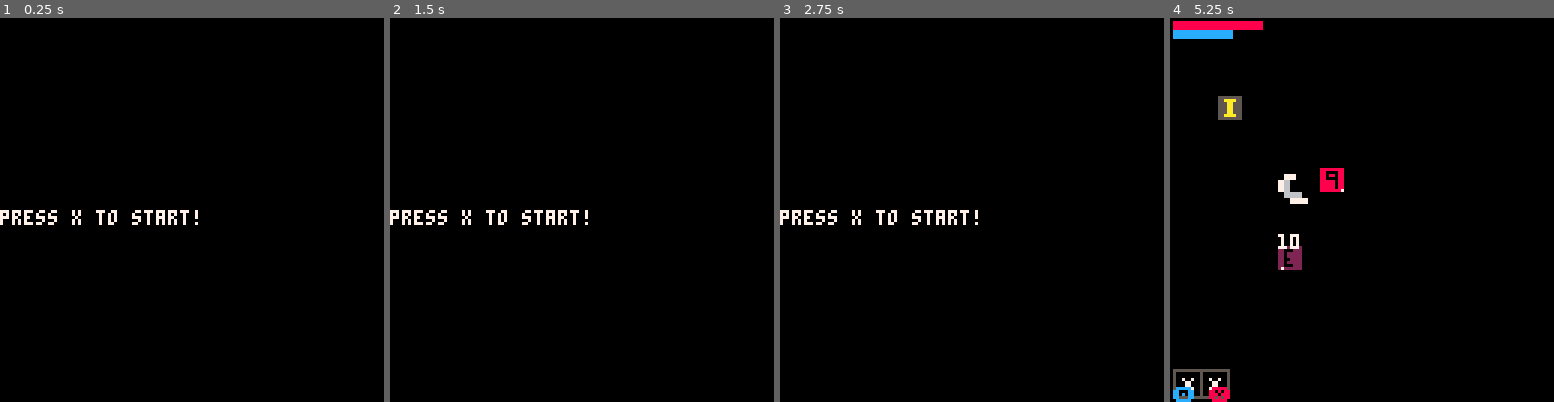
Above: before the commit, frames 1-4 (left to right).
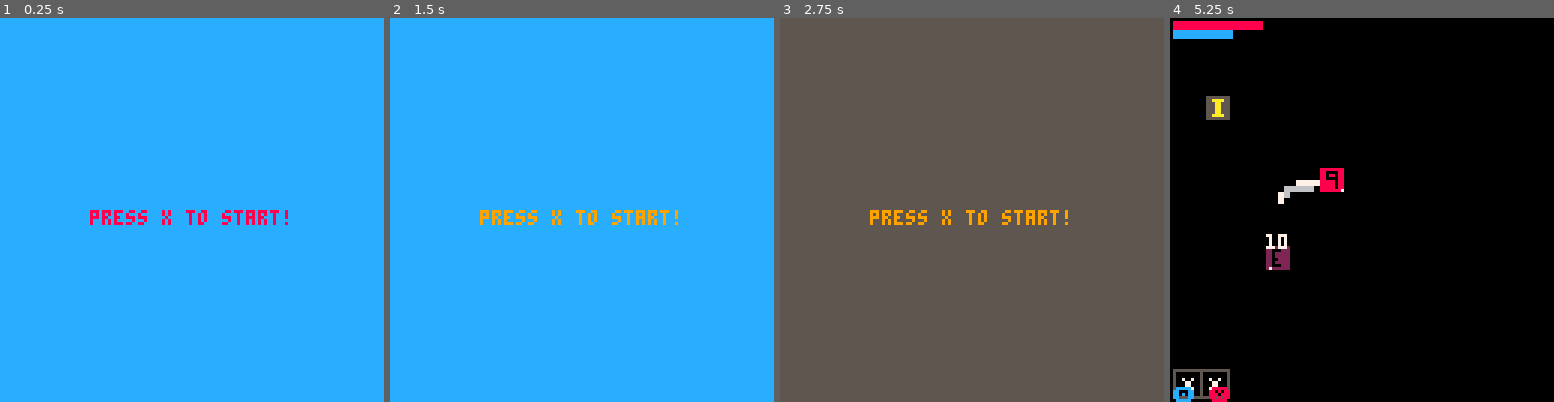
Above: after the commit, the same moments.

Repository: FrederikHR/GDB
Game: PICO-8 cartridge NewGame/main.p8
Two runs of this game, one before a commit and one after it. Both use one fixed random seed, a clock stepped at 60 frames per second and the inputs below.
Inputs:
- Up to frame 1 (0.25 s): no input
- Up to frame 2 (1.5 s): tap O (Z key) at 0.33, 0.7, 1.43 s; tap X (X key) at 1.07 s
- Up to frame 3 (2.75 s): hold Left 1.97-2.37 s; tap X (X key) at 2.07, 2.4, 2.73 s; tap O (Z key) at 2.22 s; hold Down from 2.42 s (still down)
- Up to frame 4 (5.25 s): release Down at 2.82 s; hold Right 2.87-3.53 s; tap X (X key) every 0.33 s from 3.07 to 5.07 s; tap O (Z key) at 3.1, 3.98, 4.87 s; hold Up 3.58-4.08 s; hold Right 4.13-4.53 s; hold Down 4.58-5.08 s; hold Left from 5.13 s (still down)

The runs differ from the first frame. In frame 1, 100% of the frame differs, in the area x 0-100%, y 0-100%; in frame 2, 100%; in frame 3, 100%; in frame 4, 1.5%.

Commit message:
flashing text + crude fadeout

Diff:
--- a/NewGame/scripts/scenes/menu.lua
+++ b/NewGame/scripts/scenes/menu.lua
@@ -1,7 +1,12 @@
 function _init() menu_init() end
 
 function menu_init()
+    countdown=-1
+    fade_color=12
     intro_start_sfx = 0
+    flashframe=0
+    flash_color=8
+    flash_speed=10
     cx,cy = 0,0
     camera(cx,cy)
     initfont()
@@ -9,45 +14,84 @@
     _draw=menu_draw
     make_player()
     make_enemy(90,90,1)
-    start_game=false
+
+    -- for drawing clouds and islands
+    sp_1=37
+    sp_2=38
+    sp_3=39
+    sx_1, sy_1 = (sp_1 % 16) * 8, flr(sp_1 \ 16) * 8
+    sx_2, sy_2 = (sp_2 % 16) * 8, flr(sp_2 \ 16) * 8
+    sx_3, sy_3 = (sp_3 % 16) * 8, flr(sp_3 \ 16) * 8
 end
 
 function menu_draw()
-    cls()
-    if not start_game then
-        print("press x to start!",0,64,7)
-    end
-    if start_game then
-        pal(7,8)
-        print("starting!",0,64,8)
-        flash(2)
-        pal()
+    cls(fade_color)
+    sspr(sx_1,sy_1, 8,8,60,20,16,16)
+    sspr(sx_2,sy_2, 8,8,80,80,26,26)
+    sspr(sx_3,sy_3, 8,8,50,0,100,32)
+    sspr(sx_3,sy_3, 8,8,10,110,100,32)
+
+    print("press x to start!",30,64,flash_color)
+
+end
+
+function menu_update()
+    flash()
+    if countdown<0 then
+        if (btnp(❎)) then
+            countdown=60 --countdown/30 == 2 seconds
+            sfx(intro_start_sfx)
+        end
+    else
+        flash_speed=1
+        countdown-=1
+        fadeout()
+        if countdown<=0 then
+            game_init()
+            countdown=-1 -- reset countdown
+        end
     end
 end
 
-function menu_update()
-
-    if (btnp(❎)) then
-        start_game=true
-        sfx(intro_start_sfx)
-        wait(2)
-        game_init()
+function flash()
+    flashframe+=1
+    if flashframe>flash_speed then
+        flashframe=0
+        if (flash_color==8) then
+            flash_color=9
+        else
+            flash_color=8
+        end
     end
 end
 
-function wait(seconds)
-    frames=seconds*30
-    for elapsed_frames=0,frames do
-        flash(elapsed_frames)
-        yield()
+function fadeout()
+    if countdown > 0 then
+        if (countdown) < 25 fade_color=14
+        if (countdown) < 20 fade_color=6
+        if (countdown) < 15 fade_color=12
+        if (countdown) < 13 fade_color=5
+        if (countdown) < 11 fade_color=2
+        if (countdown) < 10 fade_color=1
+        if (countdown) < 9 fade_color=0
+
     end
 end
 
-function flash(frame)
-    if frame%2==0 then
-        pal(7,8)
-    else
-        pal(8,7)
+
+
+
+
+--[[ function fadepal(_perc)
+    local p=flr(mid(0,_perc,1)*100)
+    local kmax,col,dpal,j,k
+    dpal={0,1,1,2,1,13,6,4,4,9,3,13,1,13,14}
+    for j=1,15 do
+        col=j
+        kmax=(p+(j*1.46))/22
     end
-    pal()
-end
+    for k=1,kmax do
+        col=dpal[col]
+    end
+    pal(j,col)
+end ]]
